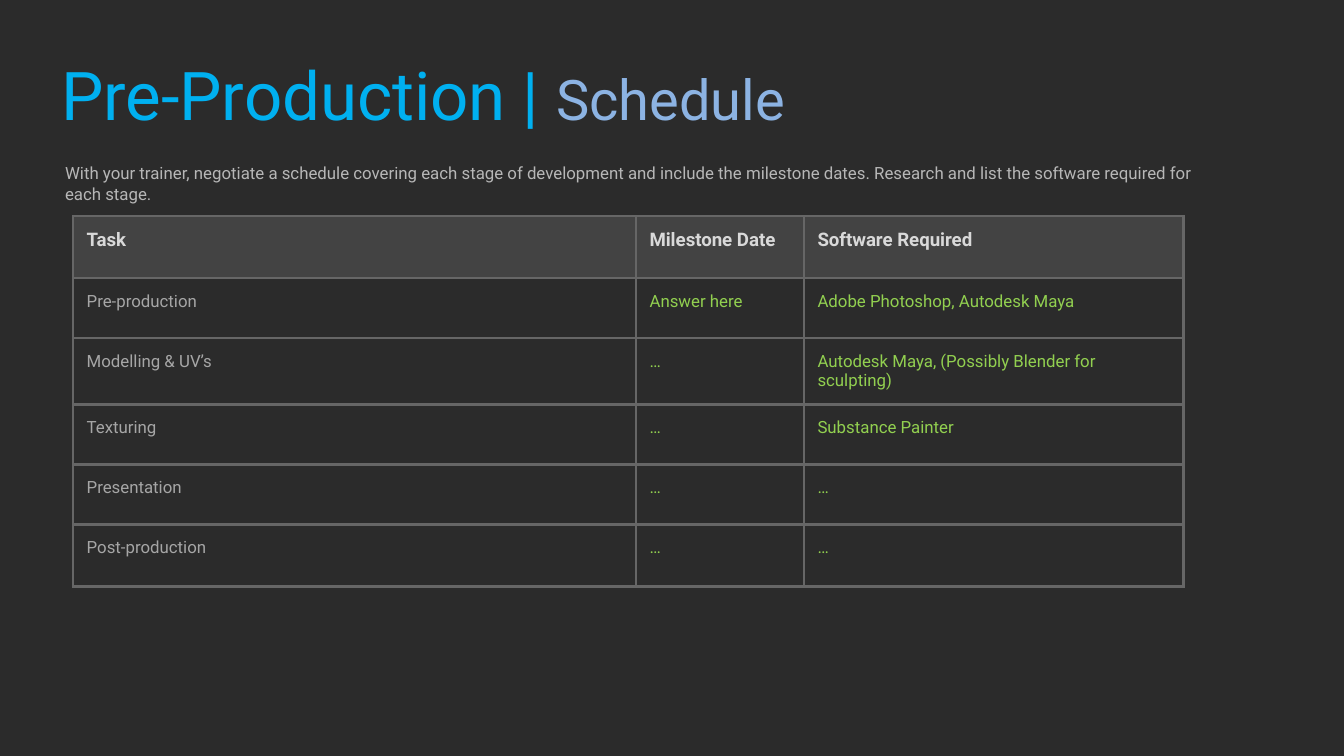
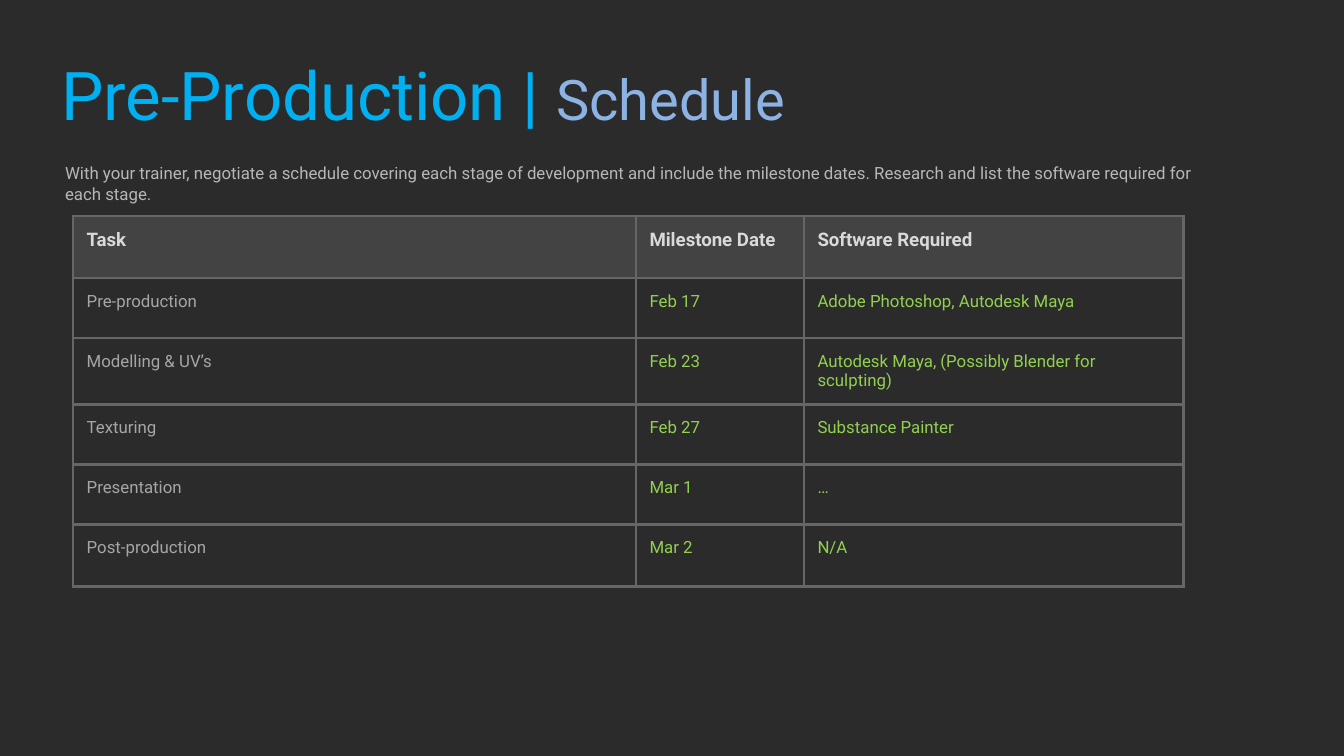
Before and after one commit to realityforge/aie_course, a slide deck: slide 13 of Assesment/3DArtPipeline_PeterDonald/3DArtPipeline_PeterDonald.pptx. Drawn at 1344x756 pixels with LibreOffice and Linux fonts; fonts in the diff are those of the drawing; background and template pictures are left out; a plain dark background stands for a picture behind light text. Boxes give left, top, right and bottom in pixels: in the first picture for what was removed or moved away, otherwise in the second. Text is boxed around its words. In the diff, an @@ line names an element or a change of style, - is before the commit and + after.

Commit message:
Fill out additional sections for pre-production

```diff
--- a/Assesment/3DArtPipeline_PeterDonald/3DArtPipeline_PeterDonald.pptx
+++ b/Assesment/3DArtPipeline_PeterDonald/3DArtPipeline_PeterDonald.pptx
@@ table at (74,216,1184,587) @@
-row 2, column 2: Answer here
+row 2, column 2: Feb 17
-row 3, column 2: …
+row 3, column 2: Feb 23
-row 4, column 2: …
+row 4, column 2: Feb 27
-row 5, column 2: …
+row 5, column 2: Mar 1
-row 6, column 2: …
+row 6, column 2: Mar 2
-row 6, column 3: …
+row 6, column 3: N/A
```
Also in this commit, not shown: 6 other slides changed.
